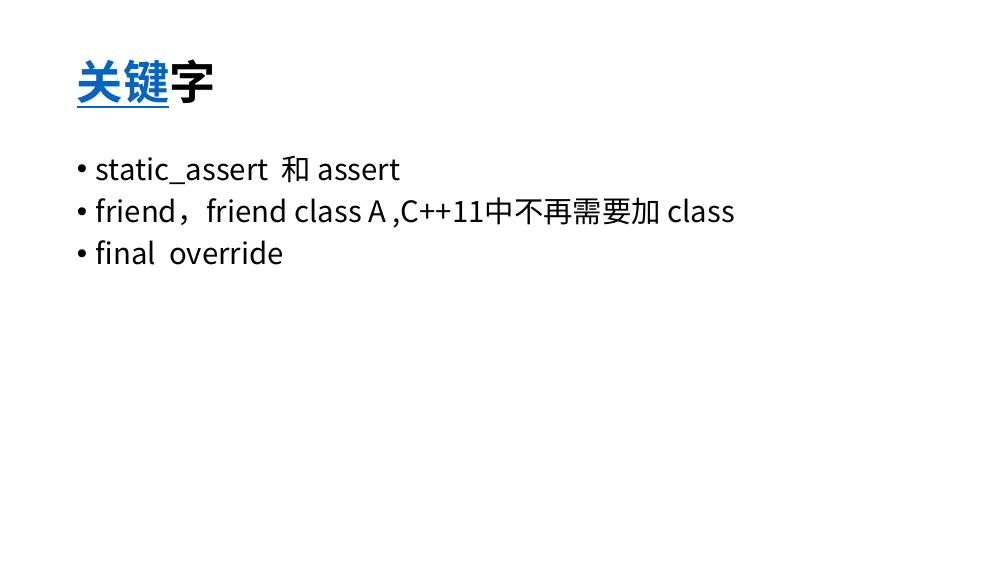
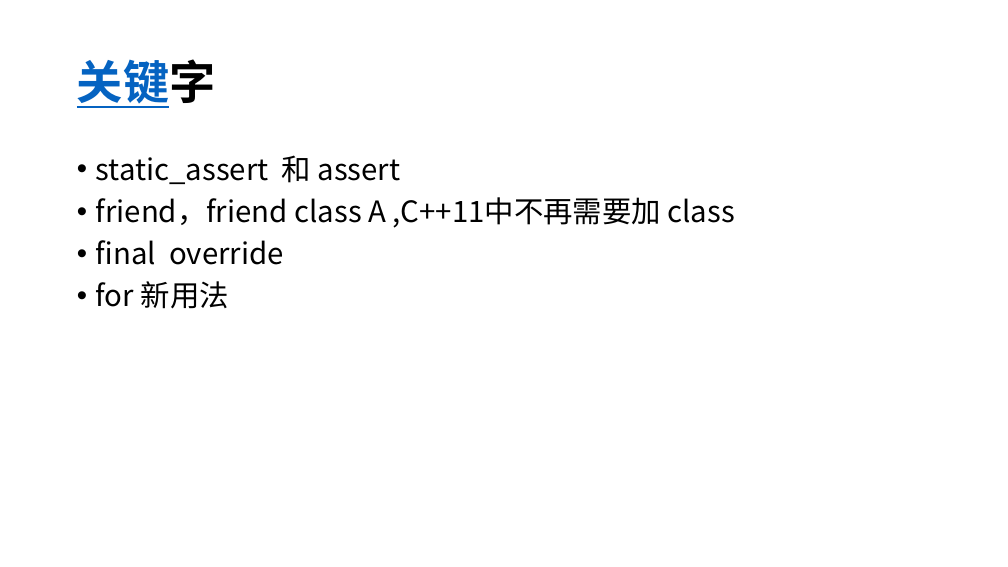
Before and after one commit to Mr-WangJin/cpp11, a slide deck: slide 3 of c++11.pptx. Drawn at 1008x567 pixels with LibreOffice and Linux fonts; fonts in the diff are those of the drawing. Boxes give left, top, right and bottom in pixels: in the first picture for what was removed or moved away, otherwise in the second. Text is boxed around its words. In the diff, an @@ line names an element or a change of style, - is before the commit and + after.

```diff
--- a/c++11.pptx
+++ b/c++11.pptx
@@ text at (96,281,229,309): paragraph added @@
+• for 新用法
```
Also in this commit, not shown: 1 slide added, 3 other files.
